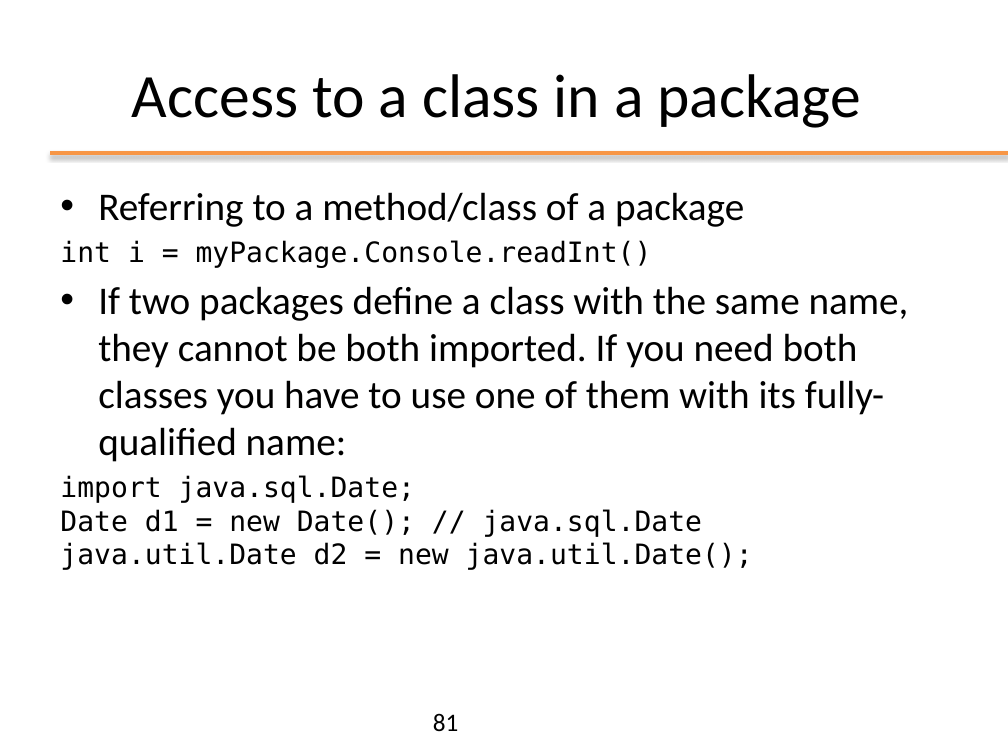
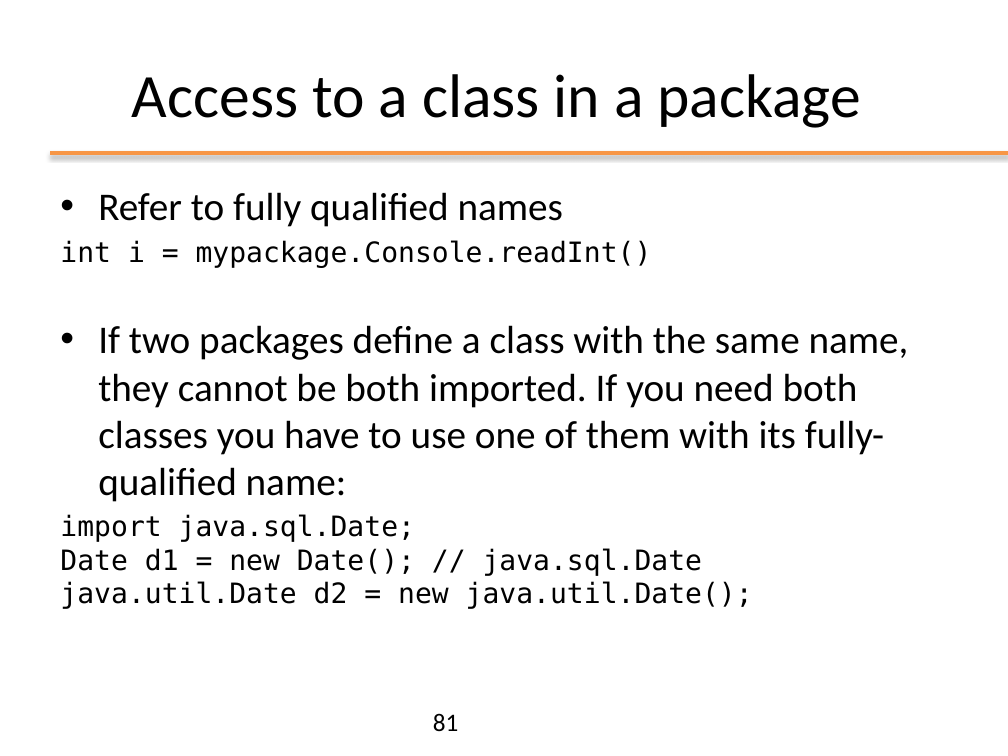
Before and after one commit to Andrea99-beep/ooprogramming, a slide deck: slide 81 of slides/ppt/02_OOP_Basics.pptx. Drawn at 1008x756 pixels with LibreOffice and Linux fonts; fonts in the diff are those of the drawing; background and template pictures are left out. Boxes give left, top, right and bottom in pixels: in the first picture for what was removed or moved away, otherwise in the second. Text is boxed around its words. In the diff, an @@ line names an element or a change of style, - is before the commit and + after.

```diff
--- a/slides/ppt/02_OOP_Basics.pptx
+++ b/slides/ppt/02_OOP_Basics.pptx
@@ text at bbox=[60, 192, 652, 268]: text changed; size 28 to 20 pt; font Calibri to DejaVu Sans Mono @@
-• Referring to a method/class of a package
-int i = myPackage.Console.readInt()
+• Refer to fully qualified names
+int i = mypackage.Console.readInt()
```
Also in this commit, not shown: 7 other slides changed, 1 slide added, 1 slide removed, 1 other file.
